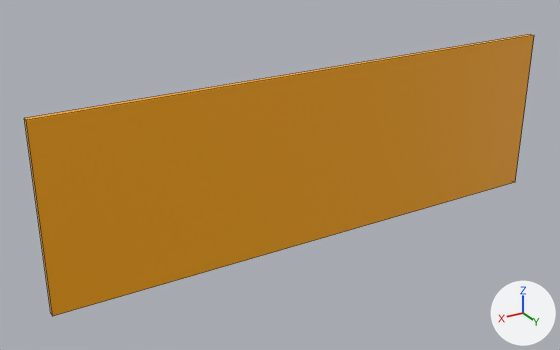
The FBX model Assets/Models/SpeedRadarV2/SpeedRadarScreen.fbx as it was, and as the next commit left it.
Before and after are seen from a camera (50 mm lens) standing at (0.0723, 0.1369, 0.1164) and looking at (0.0071, 0.0282, 0.0621). The lights are fixed; the arrows at lower right show +X, +Y and +Z. The older version comes first. Mesh edges are drawn as thin lines. Where no turn or scale is listed for an object, it has been applied to the vertices.

Objects in the first picture: 'SpeedRadar_Screen'.
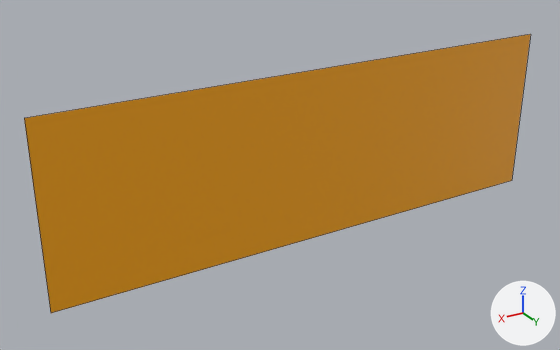
The newer file is also turned or shifted as a whole; pictures and numbers use the older file's frame.

Patch to the scene script:
```diff
--- a/Assets/Models/SpeedRadarV2/SpeedRadarScreen.fbx.py
+++ b/Assets/Models/SpeedRadarV2/SpeedRadarScreen.fbx.py
@@ me_cube_002 @@
 # used by ob_speedradar_screen; location = (0.0, 0.031, 0.065)
 # verts and faces of me_cube_002; kept vertices keep their numbers, new ones are numbered from 8
 # before: 0 (-0.05, -0.0005, -0.016), 1 (-0.05, -0.0005, 0.016) at pixel (530, 34), 2 (-0.05, 0.0005, -0.016) at pixel (515, 182), 3 (-0.05, 0.0005, 0.016) at pixel (534, 35), 4 (0.05, -0.0005, -0.016) at pixel (50, 313)
 # before: 5 (0.05, -0.0005, 0.016) at pixel (24, 118), 6 (0.05, 0.0005, -0.016) at pixel (52, 316), 7 (0.05, 0.0005, 0.016) at pixel (26, 120)
-me_cube_002.from_pydata(...)  # 8 vertices, 6 faces; spans x -0.05..0.05, y -0.0005..0.0005, z -0.016..0.016
+me_cube_002.from_pydata(...)  # 4 vertices, 1 face; spans x -0.05..0.05, y -0.0005, z -0.016..0.016
+# me_cube_002 part 1
+delete_vertices([2, 3, 6, 7])  # with the faces that use them
+delete_faces([(0, 4, 5, 1)])
+faces += [(0, 1, 5, 4)]
 me_cube_002.materials.append(mat_speedradar_screen)
```

Boxes [x1, y1, x2, y2] around the edits, measured in the pictures (560 x 350 px):
'SpeedRadar_Screen', reshaped
    before: [24, 34, 534, 316]
    after: [24, 34, 531, 313]
part 1 of me_cube_002, cut back
    before: [24, 34, 534, 316]
